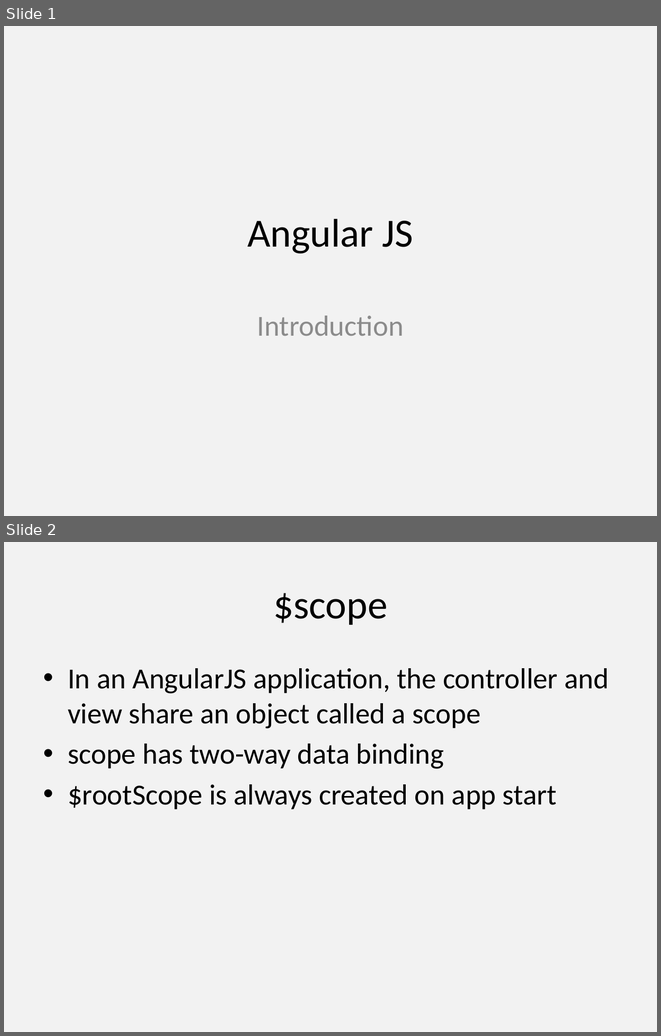
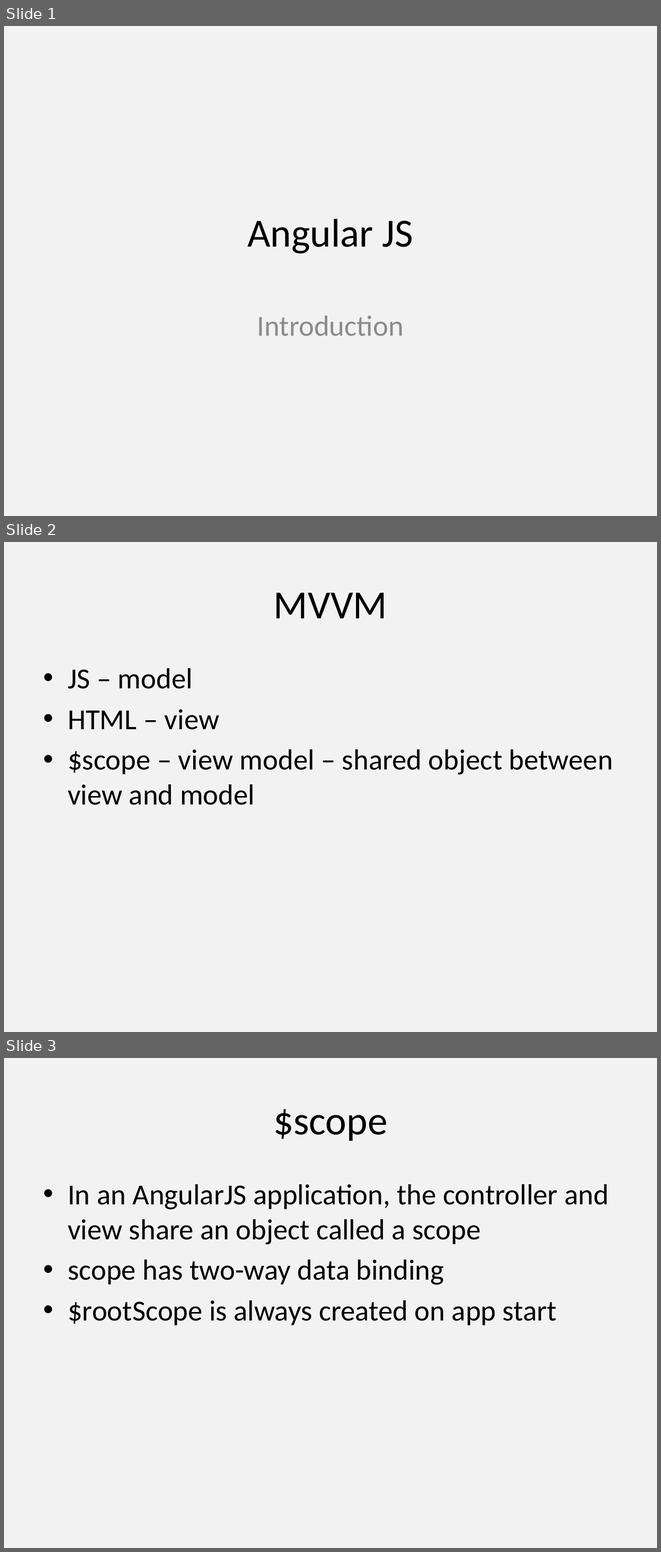
Before and after one commit to alexeymatveevp/angularjs-course, a slide deck: docs/01.pptx. Shown one above the other, each under a label of ours: slides 1 and 2 before the commit, slides 1, 2 and 3 after it. The pictures are 661x1036 and 661x1552 pixels, drawn with LibreOffice and Linux fonts; fonts in the diff are those of the drawing. Boxes give left, top, right and bottom in pixels: in the first picture for what was removed or moved away, otherwise in the second. Text is boxed around its words. In the diff, an @@ line names an element or a change of style, - is before the commit and + after.

```diff
--- a/docs/01.pptx
+++ b/docs/01.pptx
@@ slide 2 added at box(4, 542, 657, 1032), background #F2F2F2 @@
@@ title added at box(274, 592, 387, 618), 44 pt, text #000000 @@
+MVVM
@@ text added at box(68, 668, 613, 805), 32 pt, text #000000 @@
+• JS – model
+• HTML – view
+• $scope – view model – shared object between view and model
@@ what was slide 2 is now slide 3 @@
```
Also in this commit, not shown: 1 other slide added.
